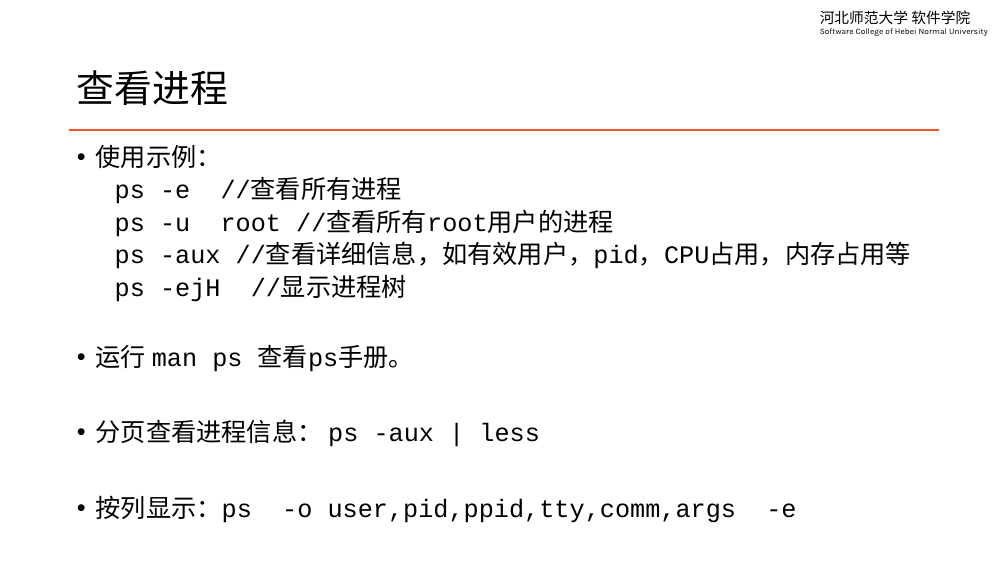
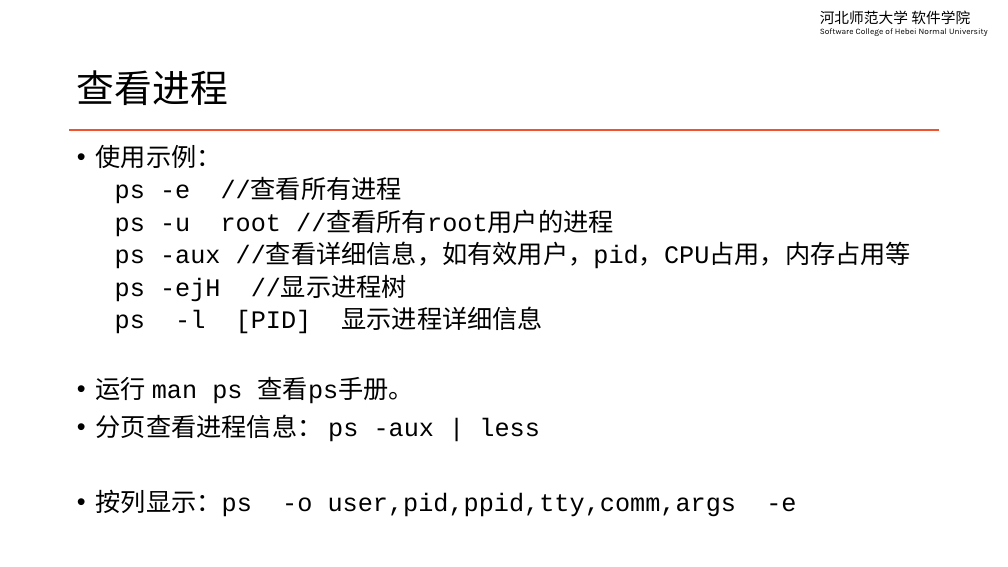
Before and after one commit to edu2act/course-linux-system, a slide deck: slide 5 of materials/slides/ch09-process-managment.pptx. Drawn at 1008x567 pixels with LibreOffice and Linux fonts; fonts in the diff are those of the drawing. Boxes give left, top, right and bottom in pixels: in the first picture for what was removed or moved away, otherwise in the second. Text is boxed around its words. In the diff, an @@ line names an element or a change of style, - is before the commit and + after.

```diff
--- a/materials/slides/ch09-process-managment.pptx
+++ b/materials/slides/ch09-process-managment.pptx
@@ text at (x1=115, y1=306, x2=543, y2=334): paragraph added @@
+  ps -l [PID] 显示进程详细信息
```
Also in this commit, not shown: 2 other slides changed, 2 slides added, 3 other files.
